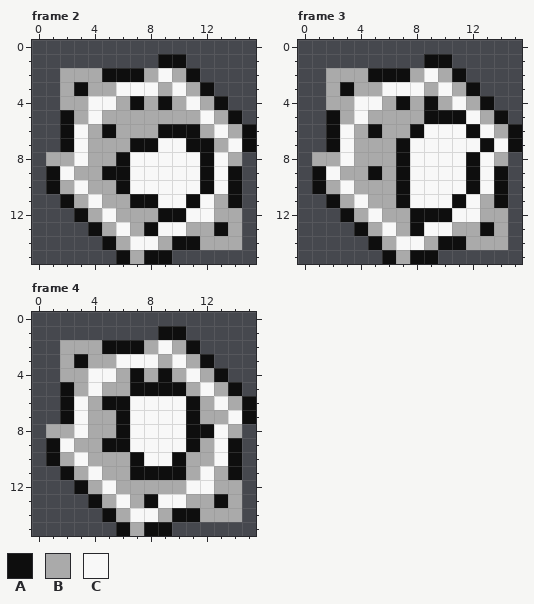
Pixel-art file: art/herpes/ase/herpes.ase. Above is the file before it was changed.
16x16 pixels, 6 frames. Colours within 5 levels of each other are drawn and written as one. Shown: frame 2, frame 3, frame 4. The commit also changed other frames, which this record leaves out.
Visible layers, top first: "Inner", "Base".
Palette (. is transparent): A #0e0e0e  B #aaaaaa  C #f8f8f8
Pixels before, frame 2, first column x 1:
 1 ........AA.....
 2 .BBBAAABCBA....
 3 .BABBCCCBCBA...
 4 .BBCCBABABCBA..
 5 .ABCBBBBBBBCBA.
 6 .ACBABBBAAABCBA
 7 .ACBBBAACCAABCA
 8 BBCBBACCCCCACB.
 9 ACBBAACCCCCACA.
10 ABCBBACCCCCACA.
11 .ABCBBAACCACBA.
12 ..ABCBBBAACCBB.
13 ...ABCBACCBBAB.
14 ....ABCCBAABBB.
15 .....ABAA......
Pixels before, frame 3, first column x 1:
 1 ........AA.....
 2 .BBBAAABCBA....
 3 .BABBCCCBCBA...
 4 .BBCCBABABCBA..
 5 .ABCBBBBAAACBA.
 6 .ACBABBACCCACBA
 7 .ACBBBACCCCCACA
 8 BBCBBBACCCCACB.
 9 ACBBABACCCCACA.
10 ABCBBBACCCCACA.
11 .ABCBBACCCACBA.
12 ..ABCBBAAACCBB.
13 ...ABCBACCBBAB.
14 ....ABCCBAABBB.
15 .....ABAA......
Pixels before, frame 4, first column x 1:
 1 ........AA.....
 2 .BBBAAABCBA....
 3 .BABBCCCBCBA...
 4 .BBCCBABABCBA..
 5 .ABCBBAAAABCBA.
 6 .ACBAACCCCABCBA
 7 .ACBBACCCCABBCA
 8 BBCBBACCCCAACB.
 9 ACBBAACCCCABCA.
10 ABCBBBACCABBCA.
11 .ABCBBAAAABCBA.
12 ..ABCBBBBBCCBB.
13 ...ABCBACCBBAB.
14 ....ABCCBAABBB.
15 .....ABAA......
Once edited:
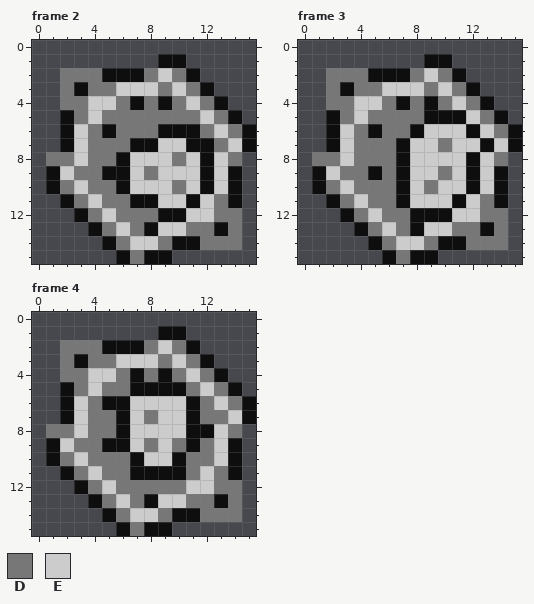
Colours new in this view: D #777777  E #cccccc
Changes in this commit:
layer "Texture" added
Changed rows in their new state; - is an unchanged pixel.
Frame 2, layers "Texture", "Inner", "Base":
first column x 1:
 2 -DDD---DED----
 3 -D-DDEEEDED---
 4 -DDEED-D-DED--
 5 --DEDDDDDDDED-
 6 --ED-DDD---DED
 7 --EDDD--EE--DE
 8 DDEDD-EEEDE-ED
 9 -EDD--EDEEE-E-
10 -DEDD-EEEDE-E-
11 --DEDD--EE-ED-
12 ---DEDDD--EEDD
13 ----DED-EEDD-D
14 -----DEED--DDD
15 ------D-------
Frame 3, layers "Texture", "Inner", "Base":
first column x 1:
 2 -DDD---DED----
 3 -D-DDEEEDED---
 4 -DDEED-D-DED--
 5 --DEDDDD---ED-
 6 --ED-DD-EEE-ED
 7 --EDDD-EEDEE-E
 8 DDEDDD-EEEE-ED
 9 -EDD-D-EEDE-E-
10 -DEDDD-EDEE-E-
11 --DEDD-EEE-ED-
12 ---DEDD---EEDD
13 ----DED-EEDD-D
14 -----DEED--DDD
15 ------D-------
Frame 4, layers "Texture", "Inner", "Base":
first column x 1:
 2 -DDD---DED----
 3 -D-DDEEEDED---
 4 -DDEED-D-DED--
 5 --DEDD----DED-
 6 --ED--EEEE-DED
 7 --EDD-EDEE-DDE
 8 DDEDD-EEEE--ED
 9 -EDD--EDED-DE-
10 -DEDDD-EE-DDE-
11 --DEDD----DED-
12 ---DEDDDDDEEDD
13 ----DED-EEDD-D
14 -----DEED--DDD
15 ------D-------
Pixel boxes of the changes (left, top, right, bottom) in both pictures:
changed: (46, 68, 242, 264)
changed: (312, 68, 508, 264)
changed: (46, 340, 242, 536)
